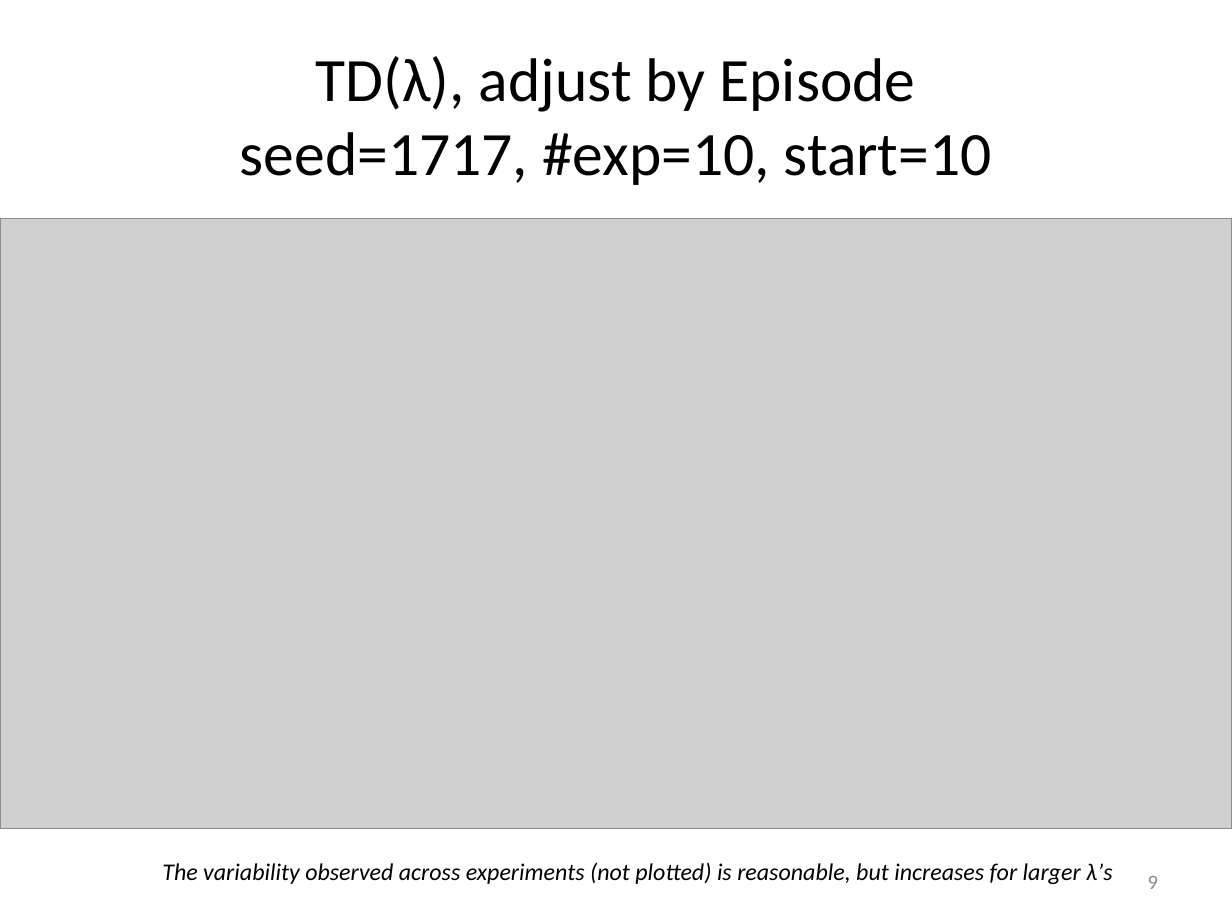
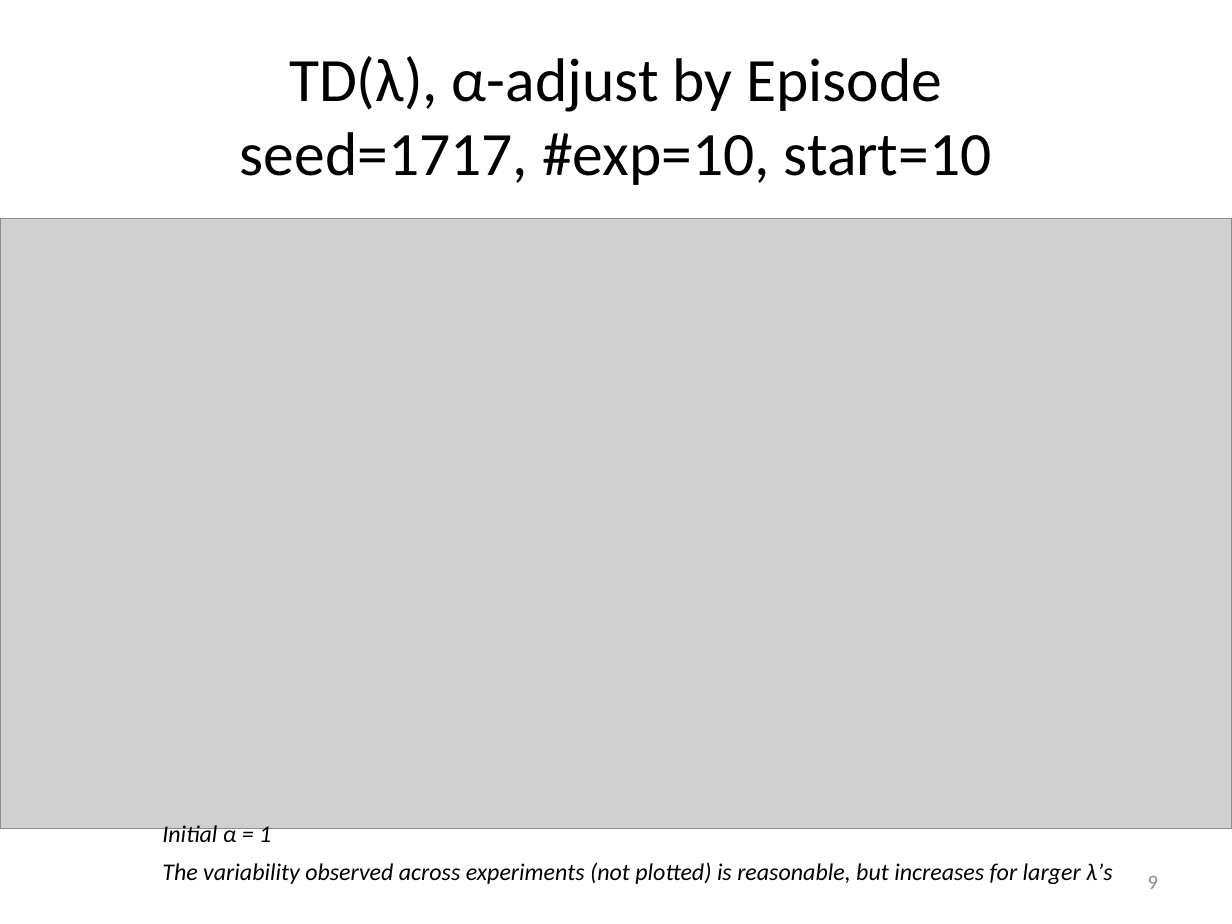
Before and after one commit to mastropi/RL, a slide deck: slide 9 of RL-001-MemoryManagement/results/202005May20-TestsTDLambda&AdaptiveTDLambda-1DGridworld.pptx. Drawn at 1232x924 pixels with LibreOffice and Linux fonts; fonts in the diff are those of the drawing; grey boxes stand for pictures. Boxes give left, top, right and bottom in pixels: in the first picture for what was removed or moved away, otherwise in the second. Text is boxed around its words. In the diff, an @@ line names an element or a change of style, - is before the commit and + after.

```diff
--- a/RL-001-MemoryManagement/results/202005May20-TestsTDLambda&AdaptiveTDLambda-1DGridworld.pptx
+++ b/RL-001-MemoryManagement/results/202005May20-TestsTDLambda&AdaptiveTDLambda-1DGridworld.pptx
@@ title at [240, 56, 992, 185]: text changed @@
-TD(λ), adjust by Episode
-seed=1717, #exp=10, start=10
+TD(λ), α-adjust by Episode
+seed=1717, #exp=10, start=10
@@ text added at [162, 822, 271, 842], 14 pt, text #000000, italic @@
+Initial α = 1
```
Also in this commit, not shown: 11 other slides changed, 11 slides added, 42 other files.
